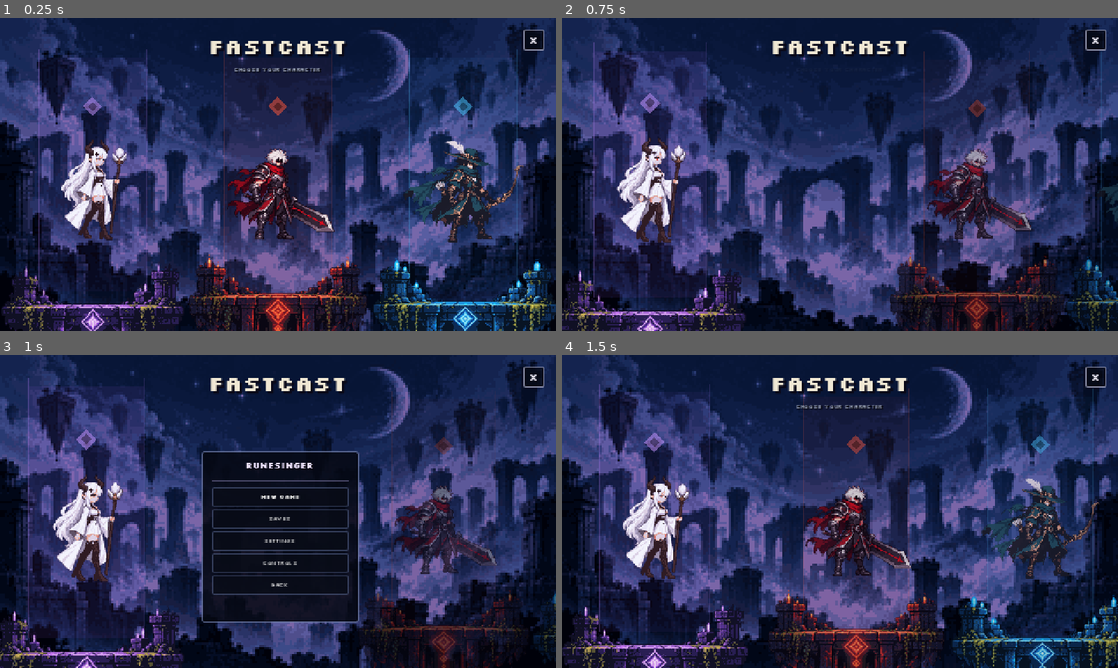
Above: before the commit, frames 1-4 (two rows, left to right).
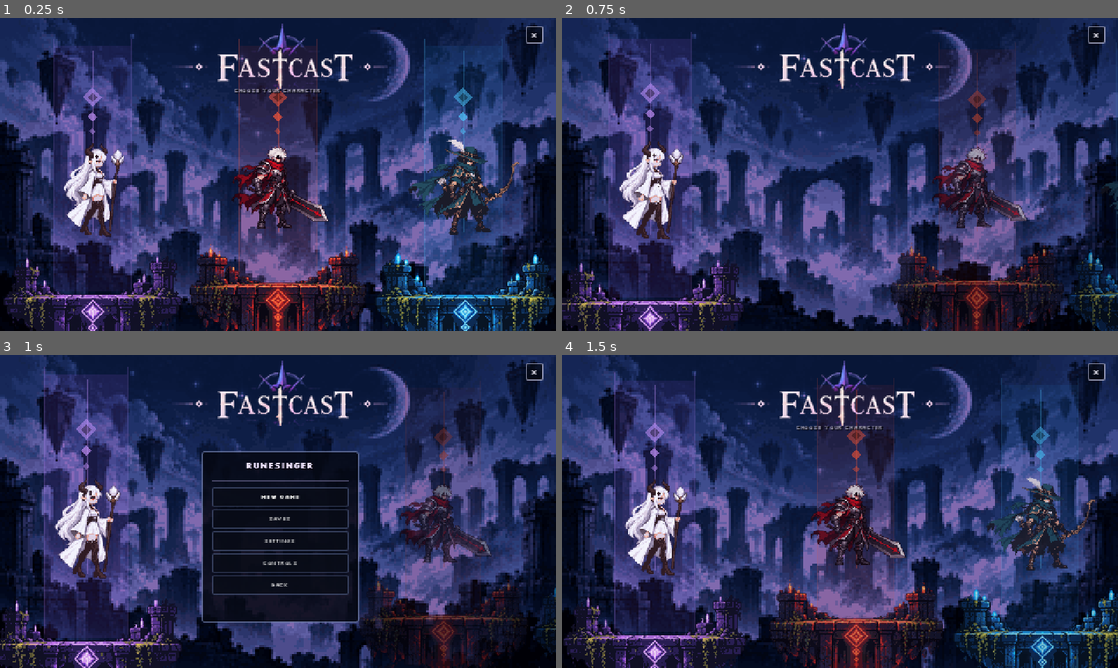
Above: after the commit, the same moments.

Repository: Eclipset13/fastcast
Game: Godot game, scene res://scenes/ui/main_menu.tscn
Two runs of this game, one before a commit and one after it. Both use one fixed random seed, a clock stepped at 60 frames per second and the inputs below.
Inputs (mouse positions are in pixels of both pictures, inside the frame that each line leads up to):
- Up to frame 1 (0.25 s): no input
- Up to frame 2 (0.75 s): click (656, 183) at 0.52 s
- Up to frame 3 (1 s): no input
- Up to frame 4 (1.5 s): click "BACK" at 1.25 s

The runs differ from the first frame. In frame 1, 20% of the frame differs, in the area x 0-100%, y 1-100%; in frame 2, 13%; in frame 3, 11%; in frame 4, 19%.

Commit message:
Rebuild main menu to match reference

Diff:
--- a/godot/scenes/ui/main_menu.tscn
+++ b/godot/scenes/ui/main_menu.tscn
@@ -1,15 +1,16 @@
-[gd_scene load_steps=15 format=3]
+[gd_scene load_steps=16 format=3]
 
 [ext_resource type="Script" path="res://scripts/ui/main_menu.gd" id="1_script"]
-[ext_resource type="Texture2D" path="res://assets/ui/main-menu/background.png" id="2_bg"]
+[ext_resource type="Texture2D" path="res://assets/ui/main-menu/background-v2.png" id="2_bg"]
 [ext_resource type="Texture2D" path="res://assets/ui/main-menu/platform-runesinger.png" id="3_pr"]
 [ext_resource type="Texture2D" path="res://assets/ui/main-menu/platform-berserker.png" id="4_pb"]
-[ext_resource type="Texture2D" path="res://assets/ui/main-menu/platform-wayfarer.png" id="5_pw"]
+[ext_resource type="Texture2D" path="res://assets/ui/main-menu/platform-wayfarer-v2.png" id="5_pw"]
 [ext_resource type="Texture2D" path="res://assets/ui/main-menu/runesinger.png" id="6_runesinger"]
 [ext_resource type="Texture2D" path="res://assets/ui/main-menu/berserker.png" id="7_berserker"]
 [ext_resource type="Texture2D" path="res://assets/ui/main-menu/wayfarer.png" id="8_wayfarer"]
 [ext_resource type="FontFile" path="res://assets/fonts/silkscreen-latin-400-normal.woff2" id="9_regular"]
 [ext_resource type="FontFile" path="res://assets/fonts/silkscreen-latin-700-normal.woff2" id="10_bold"]
+[ext_resource type="Texture2D" path="res://assets/ui/main-menu/title-ref.png" id="11_title"]
 
 [sub_resource type="StyleBoxFlat" id="Style_exit"]
 bg_color = Color(0.025, 0.035, 0.075, 0.72)
@@ -95,7 +96,7 @@
 offset_right = 480.0
 offset_bottom = 270.0
 mouse_filter = 2
-color = Color(0.015, 0.02, 0.06, 0.08)
+color = Color(0.015, 0.02, 0.06, 0.035)
 
 [node name="Characters" type="Control" parent="."]
 layout_mode = 0
@@ -110,11 +111,11 @@
 pivot_offset = Vector2(80, 135)
 
 [node name="Beam" type="ColorRect" parent="Characters/Runesinger"]
-modulate = Color(1, 1, 1, 0.045)
-layout_mode = 0
-offset_left = 34.0
-offset_top = 34.0
-offset_right = 126.0
+modulate = Color(1, 1, 1, 0.09)
+layout_mode = 0
+offset_left = 47.0
+offset_top = 24.0
+offset_right = 113.0
 offset_bottom = 236.0
 mouse_filter = 2
 color = Color(0.66, 0.36, 0.95, 1)
@@ -122,9 +123,9 @@
 [node name="BeamLeft" type="ColorRect" parent="Characters/Runesinger"]
 modulate = Color(1, 1, 1, 0.26)
 layout_mode = 0
-offset_left = 33.0
-offset_top = 27.0
-offset_right = 34.0
+offset_left = 46.0
+offset_top = 18.0
+offset_right = 47.0
 offset_bottom = 236.0
 mouse_filter = 2
 color = Color(0.74, 0.50, 1, 1)
@@ -132,9 +133,9 @@
 [node name="BeamRight" type="ColorRect" parent="Characters/Runesinger"]
 modulate = Color(1, 1, 1, 0.18)
 layout_mode = 0
-offset_left = 126.0
-offset_top = 27.0
-offset_right = 127.0
+offset_left = 113.0
+offset_top = 18.0
+offset_right = 114.0
 offset_bottom = 236.0
 mouse_filter = 2
 color = Color(0.74, 0.50, 1, 1)
@@ -143,9 +144,9 @@
 modulate = Color(1, 1, 1, 0.52)
 layout_mode = 0
 offset_left = 74.0
-offset_top = 70.0
+offset_top = 62.0
 offset_right = 86.0
-offset_bottom = 82.0
+offset_bottom = 74.0
 rotation = 0.785398
 pivot_offset = Vector2(6, 6)
 mouse_filter = 2
@@ -160,12 +161,46 @@
 mouse_filter = 2
 color = Color(0.075, 0.055, 0.13, 0.92)
 
+[node name="RuneLine" type="ColorRect" parent="Characters/Runesinger"]
+modulate = Color(1, 1, 1, 0.34)
+layout_mode = 0
+offset_left = 79.5
+offset_top = 28.0
+offset_right = 80.5
+offset_bottom = 185.0
+mouse_filter = 2
+color = Color(0.78, 0.58, 1, 1)
+
+[node name="RuneSmall1" type="ColorRect" parent="Characters/Runesinger"]
+modulate = Color(1, 1, 1, 0.68)
+layout_mode = 0
+offset_left = 77.0
+offset_top = 82.0
+offset_right = 83.0
+offset_bottom = 88.0
+rotation = 0.785398
+pivot_offset = Vector2(3, 3)
+mouse_filter = 2
+color = Color(0.78, 0.58, 1, 1)
+
+[node name="RuneSmall2" type="ColorRect" parent="Characters/Runesinger"]
+modulate = Color(1, 1, 1, 0.48)
+layout_mode = 0
+offset_left = 78.0
+offset_top = 96.0
+offset_right = 82.0
+offset_bottom = 100.0
+rotation = 0.785398
+pivot_offset = Vector2(2, 2)
+mouse_filter = 2
+color = Color(0.78, 0.58, 1, 1)
+
 [node name="Platform" type="TextureRect" parent="Characters/Runesinger"]
 layout_mode = 0
-offset_left = -4.0
-offset_top = 194.0
-offset_right = 164.0
-offset_bottom = 318.0
+offset_left = -2.0
+offset_top = 187.0
+offset_right = 162.0
+offset_bottom = 308.0
 mouse_filter = 2
 texture = ExtResource("3_pr")
 expand_mode = 1
@@ -174,10 +209,10 @@
 
 [node name="Character" type="TextureRect" parent="Characters/Runesinger"]
 layout_mode = 0
-offset_left = 50.0
-offset_top = 104.0
-offset_right = 110.0
-offset_bottom = 193.0
+offset_left = 52.0
+offset_top = 107.0
+offset_right = 108.0
+offset_bottom = 190.0
 mouse_filter = 2
 texture = ExtResource("6_runesinger")
 expand_mode = 1
@@ -200,11 +235,11 @@
 pivot_offset = Vector2(80, 135)
 
 [node name="Beam" type="ColorRect" parent="Characters/Berserker"]
-modulate = Color(1, 1, 1, 0.045)
-layout_mode = 0
-offset_left = 34.0
-offset_top = 34.0
-offset_right = 126.0
+modulate = Color(1, 1, 1, 0.09)
+layout_mode = 0
+offset_left = 47.0
+offset_top = 24.0
+offset_right = 113.0
 offset_bottom = 236.0
 mouse_filter = 2
 color = Color(0.98, 0.22, 0.18, 1)
@@ -212,9 +247,9 @@
 [node name="BeamLeft" type="ColorRect" parent="Characters/Berserker"]
 modulate = Color(1, 1, 1, 0.26)
 layout_mode = 0
-offset_left = 33.0
-offset_top = 27.0
-offset_right = 34.0
+offset_left = 46.0
+offset_top = 18.0
+offset_right = 47.0
 offset_bottom = 236.0
 mouse_filter = 2
 color = Color(1, 0.35, 0.25, 1)
@@ -222,9 +257,9 @@
 [node name="BeamRight" type="ColorRect" parent="Characters/Berserker"]
 modulate = Color(1, 1, 1, 0.18)
 layout_mode = 0
-offset_left = 126.0
-offset_top = 27.0
-offset_right = 127.0
+offset_left = 113.0
+offset_top = 18.0
+offset_right = 114.0
 offset_bottom = 236.0
 mouse_filter = 2
 color = Color(1, 0.35, 0.25, 1)
@@ -233,9 +268,9 @@
 modulate = Color(1, 1, 1, 0.52)
 layout_mode = 0
 offset_left = 74.0
-offset_top = 70.0
+offset_top = 62.0
 offset_right = 86.0
-offset_bottom = 82.0
+offset_bottom = 74.0
 rotation = 0.785398
 pivot_offset = Vector2(6, 6)
 mouse_filter = 2
@@ -250,12 +285,46 @@
 mouse_filter = 2
 color = Color(0.13, 0.035, 0.04, 0.92)
 
+[node name="RuneLine" type="ColorRect" parent="Characters/Berserker"]
+modulate = Color(1, 1, 1, 0.34)
+layout_mode = 0
+offset_left = 79.5
+offset_top = 28.0
+offset_right = 80.5
+offset_bottom = 185.0
+mouse_filter = 2
+color = Color(1, 0.34, 0.22, 1)
+
+[node name="RuneSmall1" type="ColorRect" parent="Characters/Berserker"]
+modulate = Color(1, 1, 1, 0.68)
+layout_mode = 0
+offset_left = 77.0
+offset_top = 82.0
+offset_right = 83.0
+offset_bottom = 88.0
+rotation = 0.785398
+pivot_offset = Vector2(3, 3)
+mouse_filter = 2
+color = Color(1, 0.34, 0.22, 1)
+
+[node name="RuneSmall2" type="ColorRect" parent="Characters/Berserker"]
+modulate = Color(1, 1, 1, 0.48)
+layout_mode = 0
+offset_left = 78.0
+offset_top = 96.0
+offset_right = 82.0
+offset_bottom = 100.0
+rotation = 0.785398
+pivot_offset = Vector2(2, 2)
+mouse_filter = 2
+color = Color(1, 0.34, 0.22, 1)
+
 [node name="Platform" type="TextureRect" parent="Characters/Berserker"]
 layout_mode = 0
-offset_left = -8.0
-offset_top = 193.0
-offset_right = 168.0
-offset_bottom = 323.0
+offset_left = -7.0
+offset_top = 184.0
+offset_right = 167.0
+offset_bottom = 313.0
 mouse_filter = 2
 texture = ExtResource("4_pb")
 expand_mode = 1
@@ -264,10 +333,10 @@
 
 [node name="Character" type="TextureRect" parent="Characters/Berserker"]
 layout_mode = 0
-offset_left = 30.0
-offset_top = 105.0
-offset_right = 130.0
-offset_bottom = 195.0
+offset_left = 35.0
+offset_top = 104.0
+offset_right = 125.0
+offset_bottom = 185.0
 mouse_filter = 2
 texture = ExtResource("7_berserker")
 expand_mode = 1
@@ -290,11 +359,11 @@
 pivot_offset = Vector2(80, 135)
 
 [node name="Beam" type="ColorRect" parent="Characters/Wayfarer"]
-modulate = Color(1, 1, 1, 0.045)
-layout_mode = 0
-offset_left = 34.0
-offset_top = 34.0
-offset_right = 126.0
+modulate = Color(1, 1, 1, 0.09)
+layout_mode = 0
+offset_left = 47.0
+offset_top = 24.0
+offset_right = 113.0
 offset_bottom = 236.0
 mouse_filter = 2
 color = Color(0.16, 0.63, 1, 1)
@@ -302,9 +371,9 @@
 [node name="BeamLeft" type="ColorRect" parent="Characters/Wayfarer"]
 modulate = Color(1, 1, 1, 0.26)
 layout_mode = 0
-offset_left = 33.0
-offset_top = 27.0
-offset_right = 34.0
+offset_left = 46.0
+offset_top = 18.0
+offset_right = 47.0
 offset_bottom = 236.0
 mouse_filter = 2
 color = Color(0.30, 0.75, 1, 1)
@@ -312,9 +381,9 @@
 [node name="BeamRight" type="ColorRect" parent="Characters/Wayfarer"]
 modulate = Color(1, 1, 1, 0.18)
 layout_mode = 0
-offset_left = 126.0
-offset_top = 27.0
-offset_right = 127.0
+offset_left = 113.0
+offset_top = 18.0
+offset_right = 114.0
 offset_bottom = 236.0
 mouse_filter = 2
 color = Color(0.30, 0.75, 1, 1)
@@ -323,9 +392,9 @@
 modulate = Color(1, 1, 1, 0.52)
 layout_mode = 0
 offset_left = 74.0
-offset_top = 70.0
+offset_top = 62.0
 offset_right = 86.0
-offset_bottom = 82.0
+offset_bottom = 74.0
 rotation = 0.785398
 pivot_offset = Vector2(6, 6)
 mouse_filter = 2
@@ -340,12 +409,46 @@
 mouse_filter = 2
 color = Color(0.025, 0.075, 0.13, 0.92)
 
+[node name="RuneLine" type="ColorRect" parent="Characters/Wayfarer"]
+modulate = Color(1, 1, 1, 0.34)
+layout_mode = 0
+offset_left = 79.5
+offset_top = 28.0
+offset_right = 80.5
+offset_bottom = 185.0
+mouse_filter = 2
+color = Color(0.30, 0.78, 1, 1)
+
+[node name="RuneSmall1" type="ColorRect" parent="Characters/Wayfarer"]
+modulate = Color(1, 1, 1, 0.68)
+layout_mode = 0
+offset_left = 77.0
+offset_top = 82.0
+offset_right = 83.0
+offset_bottom = 88.0
+rotation = 0.785398
+pivot_offset = Vector2(3, 3)
+mouse_filter = 2
+color = Color(0.30, 0.78, 1, 1)
+
+[node name="RuneSmall2" type="ColorRect" parent="Characters/Wayfarer"]
+modulate = Color(1, 1, 1, 0.48)
+layout_mode = 0
+offset_left = 78.0
+offset_top = 96.0
+offset_right = 82.0
+offset_bottom = 100.0
+rotation = 0.785398
+pivot_offset = Vector2(2, 2)
+mouse_filter = 2
+color = Color(0.30, 0.78, 1, 1)
+
 [node name="Platform" type="TextureRect" parent="Characters/Wayfarer"]
 layout_mode = 0
-offset_left = -4.0
-offset_top = 194.0
-offset_right = 164.0
-offset_bottom = 318.0
+offset_left = -2.0
+offset_top = 188.0
+offset_right = 162.0
+offset_bottom = 312.0
 mouse_filter = 2
 texture = ExtResource("5_pw")
 expand_mode = 1
@@ -354,10 +457,10 @@
 
 [node name="Character" type="TextureRect" parent="Characters/Wayfarer"]
 layout_mode = 0
-offset_left = 27.0
-offset_top = 105.0
-offset_right = 133.0
-offset_bottom = 195.0
+offset_left = 31.0
+offset_top = 104.0
+offset_right = 129.0
+offset_bottom = 188.0
 mouse_filter = 2
 texture = ExtResource("8_wayfarer")
 expand_mode = 1
@@ -378,29 +481,26 @@
 offset_bottom = 62.0
 mouse_filter = 2
 
-[node name="Title" type="Label" parent="Header"]
-layout_mode = 0
-offset_left = 120.0
-offset_top = 12.0
-offset_right = 360.0
-offset_bottom = 37.0
-theme_override_fonts/font = ExtResource("10_bold")
-theme_override_colors/font_color = Color(0.94, 0.91, 0.83, 1)
-theme_override_colors/font_shadow_color = Color(0.04, 0.035, 0.09, 1)
-theme_override_constants/shadow_offset_x = 2
-theme_override_constants/shadow_offset_y = 2
-theme_override_font_sizes/font_size = 18
-text = "FASTCAST"
-horizontal_alignment = 1
+[node name="Title" type="TextureRect" parent="Header"]
+layout_mode = 0
+offset_left = 145.0
+offset_top = 5.0
+offset_right = 335.0
+offset_bottom = 61.0
+mouse_filter = 2
+texture = ExtResource("11_title")
+expand_mode = 1
+stretch_mode = 0
+texture_filter = 1
 
 [node name="Prompt" type="Label" parent="Header"]
 layout_mode = 0
-offset_left = 130.0
-offset_top = 40.0
-offset_right = 350.0
-offset_bottom = 50.0
+offset_left = 140.0
+offset_top = 58.0
+offset_right = 340.0
+offset_bottom = 68.0
 theme_override_fonts/font = ExtResource("9_regular")
-theme_override_colors/font_color = Color(0.72, 0.76, 0.84, 1)
+theme_override_colors/font_color = Color(0.82, 0.80, 0.88, 0.92)
 theme_override_colors/font_shadow_color = Color(0.025, 0.03, 0.07, 1)
 theme_override_constants/shadow_offset_x = 1
 theme_override_constants/shadow_offset_y = 1
@@ -410,15 +510,15 @@
 
 [node name="ExitButton" type="Button" parent="."]
 layout_mode = 0
-offset_left = 452.0
-offset_top = 10.0
-offset_right = 470.0
-offset_bottom = 28.0
+offset_left = 454.0
+offset_top = 7.0
+offset_right = 469.0
+offset_bottom = 22.0
 focus_mode = 0
 theme_override_fonts/font = ExtResource("10_bold")
 theme_override_colors/font_color = Color(0.88, 0.87, 0.91, 1)
 theme_override_colors/font_hover_color = Color(1, 0.9, 1, 1)
-theme_override_font_sizes/font_size = 7
+theme_override_font_sizes/font_size = 6
 theme_override_styles/normal = SubResource("Style_exit")
 theme_override_styles/hover = SubResource("Style_exit_hover")
 theme_override_styles/pressed = SubResource("Style_exit_hover")
--- a/godot/scripts/ui/main_menu.gd
+++ b/godot/scripts/ui/main_menu.gd
@@ -59,7 +59,7 @@
 	tween.tween_property(
 		slot.get_node("Beam"),
 		"modulate:a",
-		0.10 if hovered else 0.045,
+		0.14 if hovered else 0.09,
 		0.12
 	)
 	_slot_tweens[slot_id] = tween
@@ -153,7 +153,7 @@
 		).set_trans(Tween.TRANS_CUBIC).set_ease(Tween.EASE_OUT)
 		tween.tween_property(slot, "scale", Vector2.ONE, 0.28)
 		tween.tween_property(slot, "modulate", Color.WHITE, 0.24)
-		tween.tween_property(slot.get_node("Beam"), "modulate:a", 0.045, 0.24)
+		tween.tween_property(slot.get_node("Beam"), "modulate:a", 0.09, 0.24)
 		_slot_tweens[slot_id] = tween
 
 		var button := slot.get_node("HitArea") as Button
Binary file added: godot/assets/ui/main-menu/background-v2.png
Binary file added: godot/assets/ui/main-menu/platform-wayfarer-v2.png
Binary file added: godot/assets/ui/main-menu/title-ref.png
